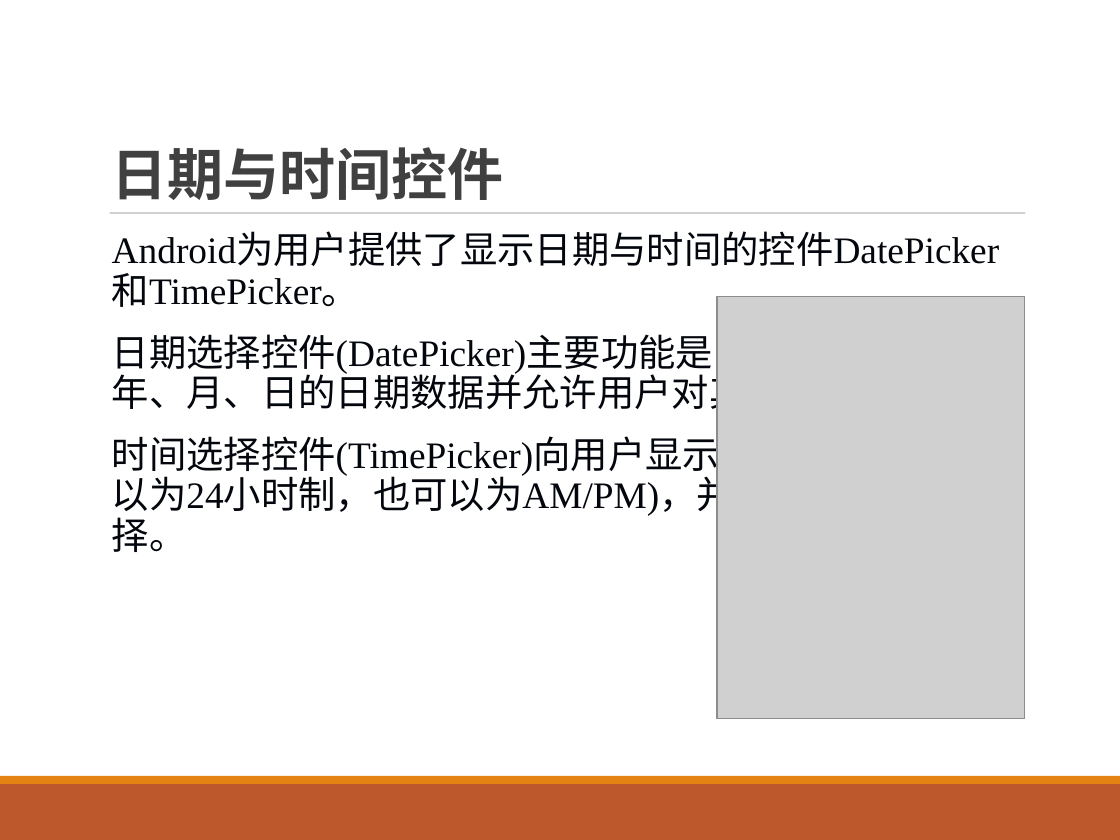
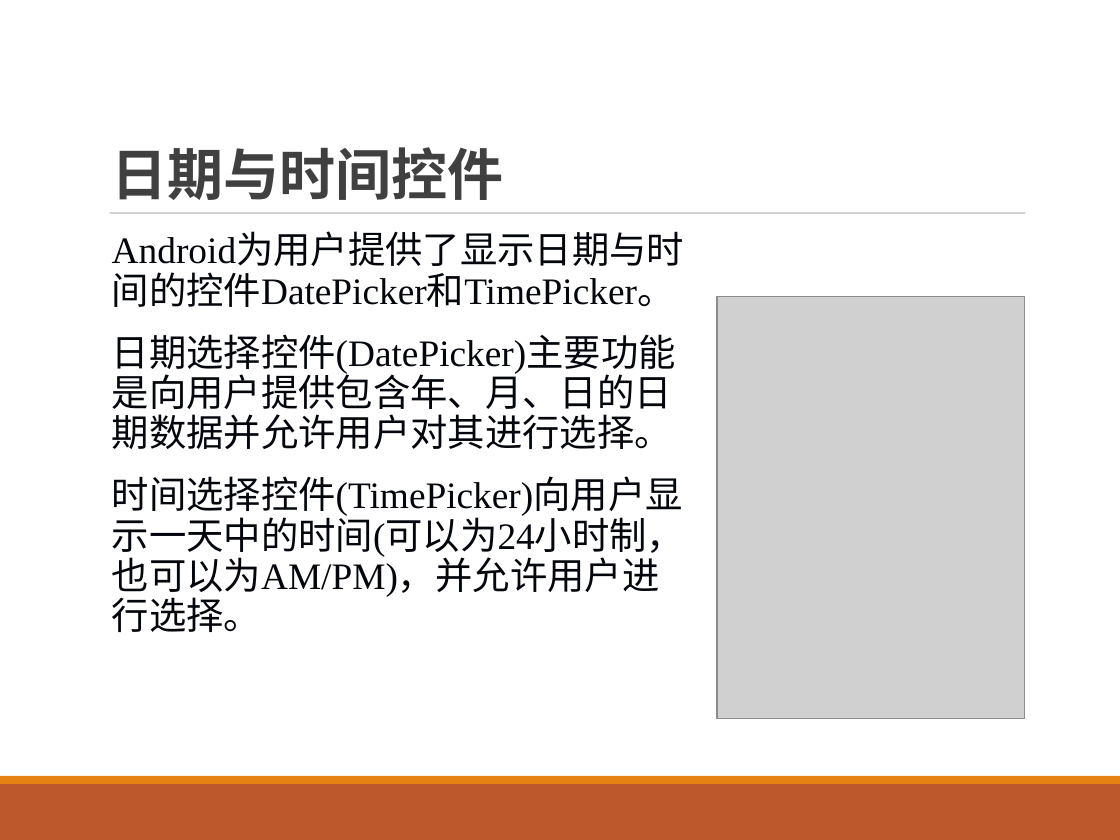
Before and after one commit to qianjin-sdu/PPT, a slide deck: slide 90 of 6.Android界面编程(3)UI组件.ppt. Drawn at 1120x840 pixels with LibreOffice and Linux fonts; fonts in the diff are those of the drawing; grey boxes stand for pictures. Boxes give left, top, right and bottom in pixels: in the first picture for what was removed or moved away, otherwise in the second. Text is boxed around its words. In the diff, an @@ line names an element or a change of style, - is before the commit and + after.

```diff
--- a/6.Android界面编程(3)UI组件.ppt
+++ b/6.Android界面编程(3)UI组件.ppt
@@ text "Android为用户提供了显示日期与时间的控件DatePicker和TimePicker。" rewrapped from [112, 273, 996, 552] to [112, 272, 684, 632] @@
```
Also in this commit, not shown: 1 other slide changed, 5 other files.
